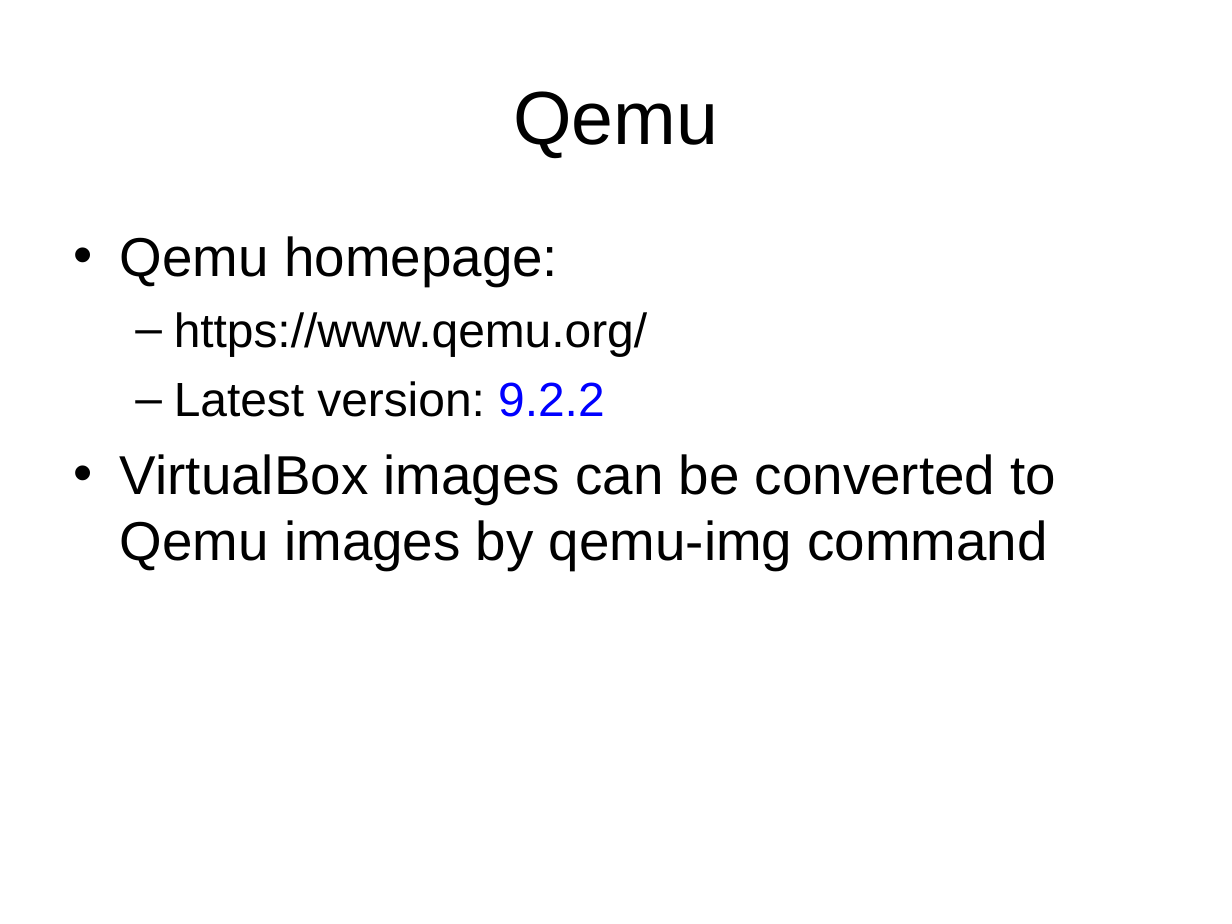
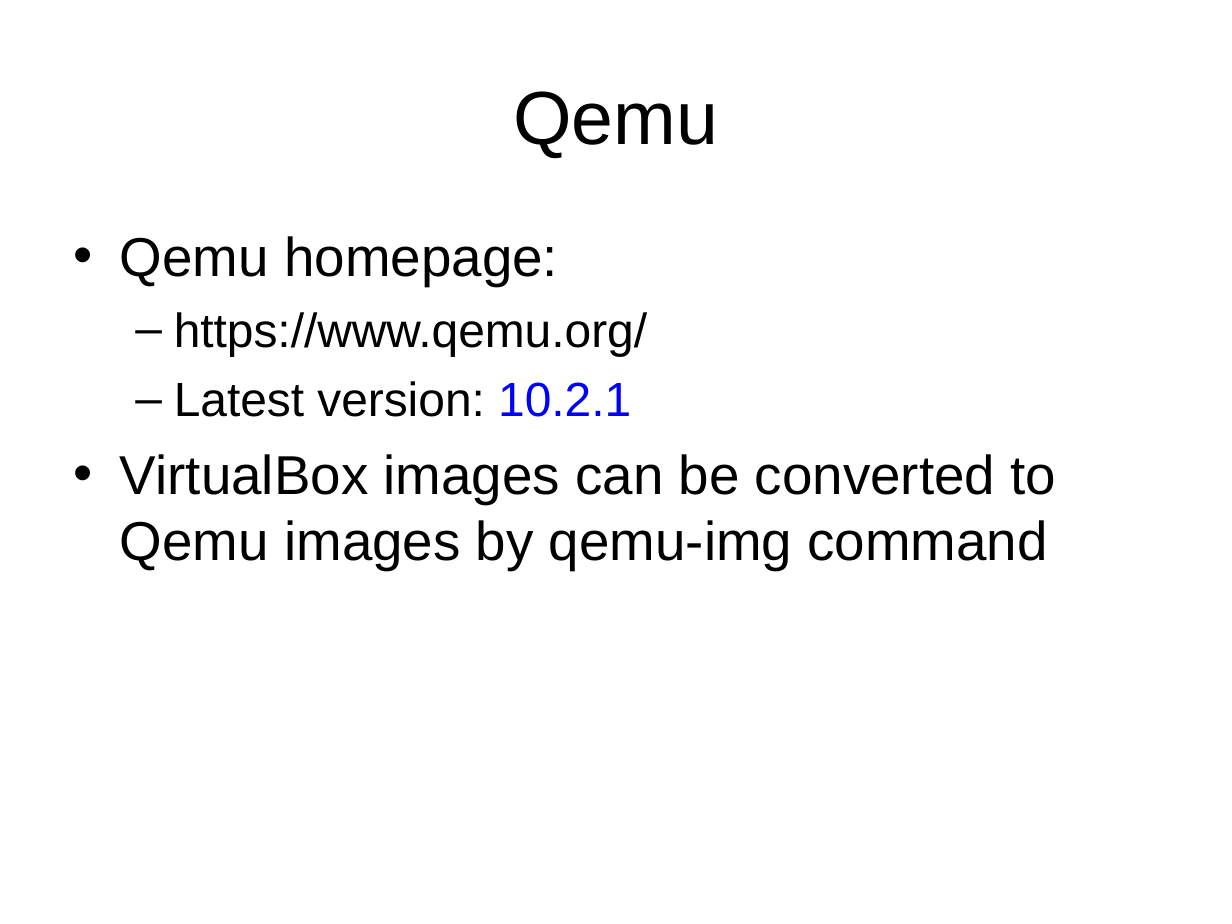
Before and after one commit to chriswjh/chriswjh.github.io, a slide deck: slide 10 of OSu/Ex01.ppt. Drawn at 1232x924 pixels with LibreOffice and Linux fonts; fonts in the diff are those of the drawing. Boxes give left, top, right and bottom in pixels: in the first picture for what was removed or moved away, otherwise in the second. Text is boxed around its words. In the diff, an @@ line names an element or a change of style, - is before the commit and + after.

```diff
--- a/OSu/Ex01.ppt
+++ b/OSu/Ex01.ppt
@@ text at (x1=174, y1=381, x2=631, y2=417): text changed @@
-  – Latest version: 9.2.2
+  – Latest version: 10.2.1
```
Also in this commit, not shown: 3 other slides changed, 2 slides added, 2 slides removed, 1 other file.
